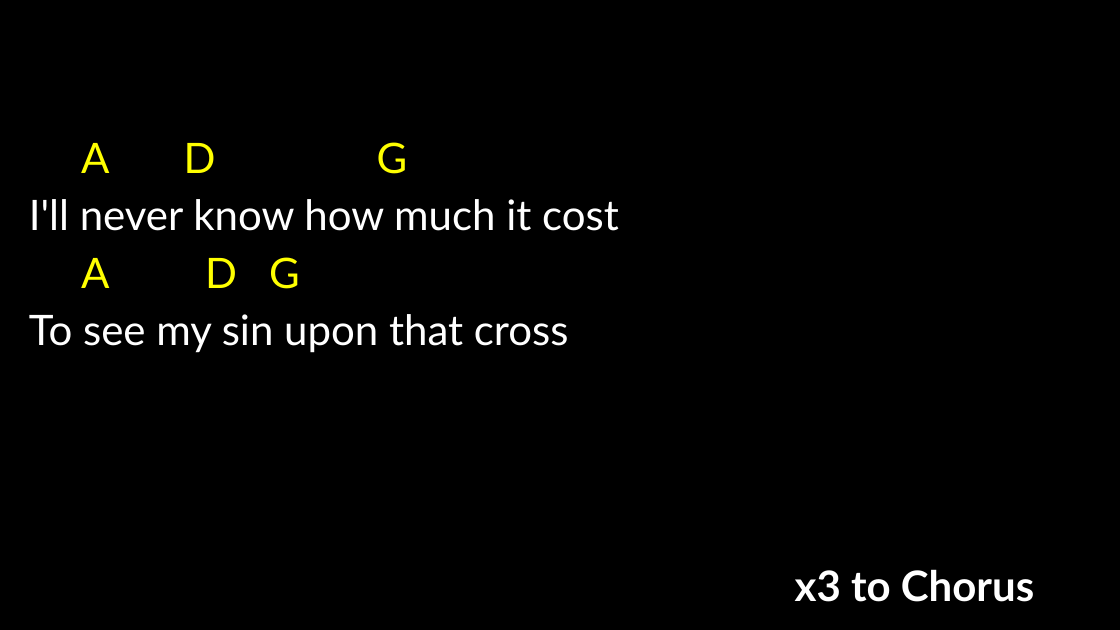
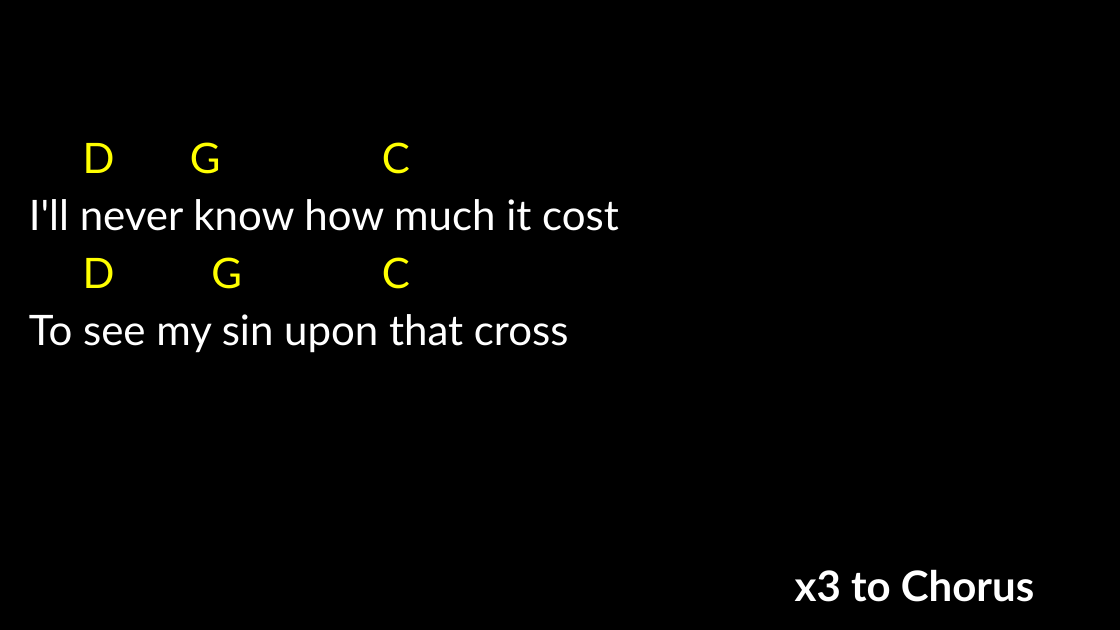
Before and after one commit to kendall412/worship, a slide deck: slide 6 of set/2026-08-30 ECBC-CH.pptx. Drawn at 1120x630 pixels with LibreOffice and Linux fonts; fonts in the diff are those of the drawing. Boxes give left, top, right and bottom in pixels: in the first picture for what was removed or moved away, otherwise in the second. Text is boxed around its words. In the diff, an @@ line names an element or a change of style, - is before the commit and + after.

```diff
--- a/set/2026-08-30 ECBC-CH.pptx
+++ b/set/2026-08-30 ECBC-CH.pptx
@@ subtitle at [83,142,410,174]: text changed @@
-A D G
+D G C
@@ subtitle at [83,257,410,289]: text changed @@
-A D G
+D G C
```
Also in this commit, not shown: 5 other slides changed, 1 other file.
